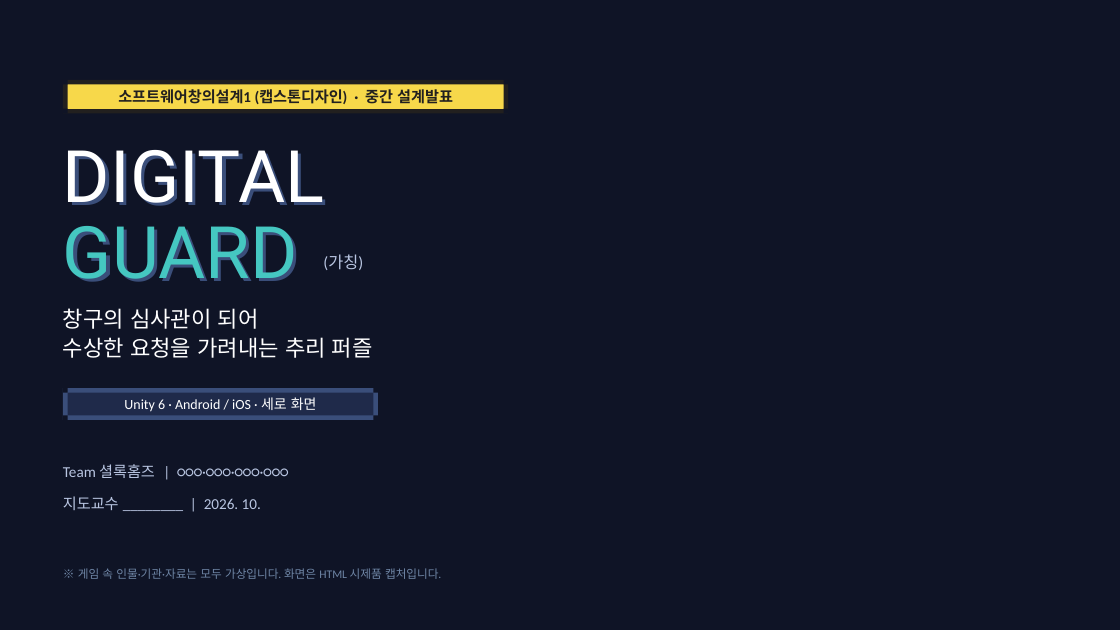
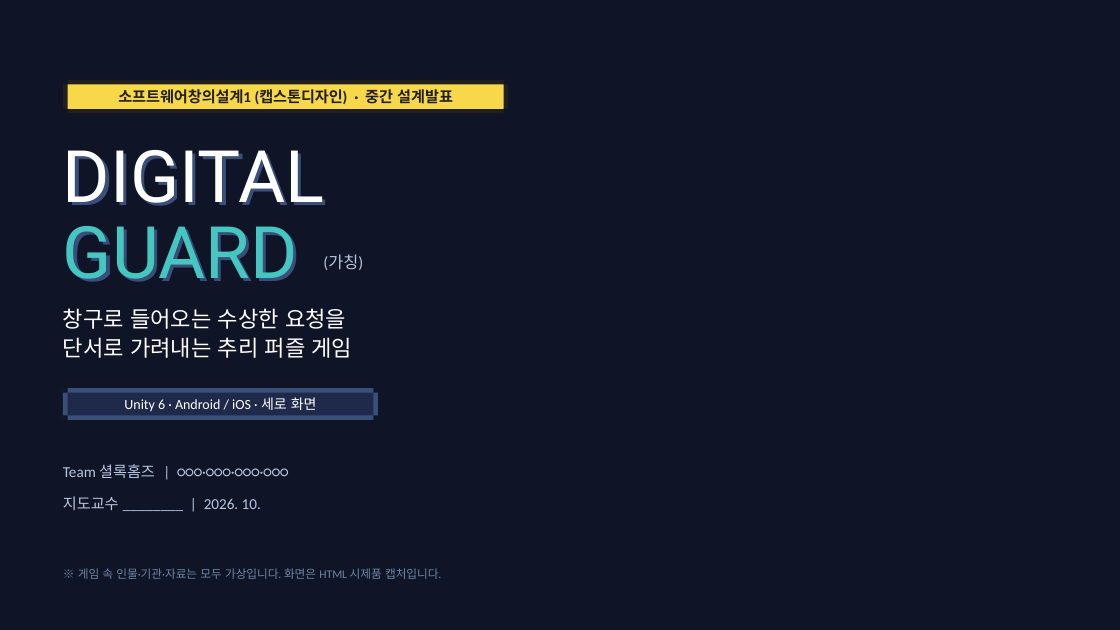
Before and after one commit to gyeom3055-ship-it/school, a slide deck: slide 1 of docs/digital-guard/presentation/DIGITAL_GUARD_중간설계발표.pptx. Drawn at 1120x630 pixels with LibreOffice and Linux fonts; fonts in the diff are those of the drawing; background and template pictures are left out. Boxes give left, top, right and bottom in pixels: in the first picture for what was removed or moved away, otherwise in the second. Text is boxed around its words. In the diff, an @@ line names an element or a change of style, - is before the commit and + after.

```diff
--- a/docs/digital-guard/presentation/DIGITAL_GUARD_중간설계발표.pptx
+++ b/docs/digital-guard/presentation/DIGITAL_GUARD_중간설계발표.pptx
@@ text at <box>63,308,353,358</box>: text changed @@
-창구의 심사관이 되어
-수상한 요청을 가려내는 추리 퍼즐
+창구로 들어오는 수상한 요청을
+단서로 가려내는 추리 퍼즐 게임
```
Also in this commit, not shown: 6 other slides changed, 1 slide added, 12 other files.
